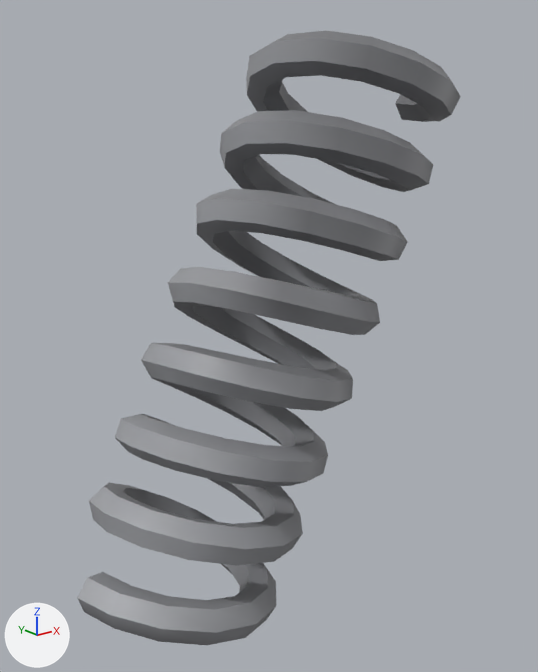
An edit to the glTF model blender/bike_duetto_spring.glb, drawn before and after from the same camera.
Both versions are drawn from a 50 mm lens placed at (-0.42, -0.2, 0.664), pointed at (-0.262, -0.002, 0.585). The lights are fixed; the arrows at lower left show +X, +Y and +Z. The first picture is the older version. Vertices at exactly the same position are counted once.

In view in the first picture: 'bk_shk_spring'.
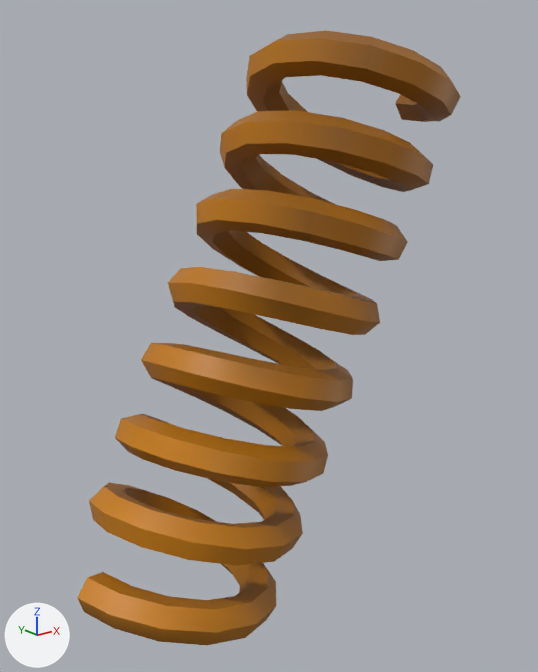
Changed parts and their boxes [x1, y1, x2, y2] in the pictures (538 x 672 px):
'bk_shk_spring', surface changed, recoloured (darker): [78, 30, 461, 645] in both

The change, as a list of edits to the scene's bpy script:
```text
Change mat_m_spring:
    where n2 = _N.new('ShaderNodeMix'); n2.name = 'Mix'
    n2.inputs[7].default_value: (0.687, 0.694, 0.716, 1.0) -> (0.871, 0.521, 0.00802, 1.0)  # 'B', light grey #d8d9dc -> 'B', yellow #f0bf16
Change me_shk_spring_004:
    where me_shk_spring_004.from_pydata(...)  # 636 vertices, 1268 faces; spans x -0.341..-0.184, y -0.037..0.037, z 0.489..0.686
    used by ob_bk_shk_spring; location = (0.0, 0.0, 0.0)
    me_shk_spring_004 part 1: 1268 faces centred in x -0.338..-0.186, y -0.036..0.036, z 0.489..0.685 are repainted in the vertex colours; the middle colour goes from grey #969698 to yellow #a7840c
```
